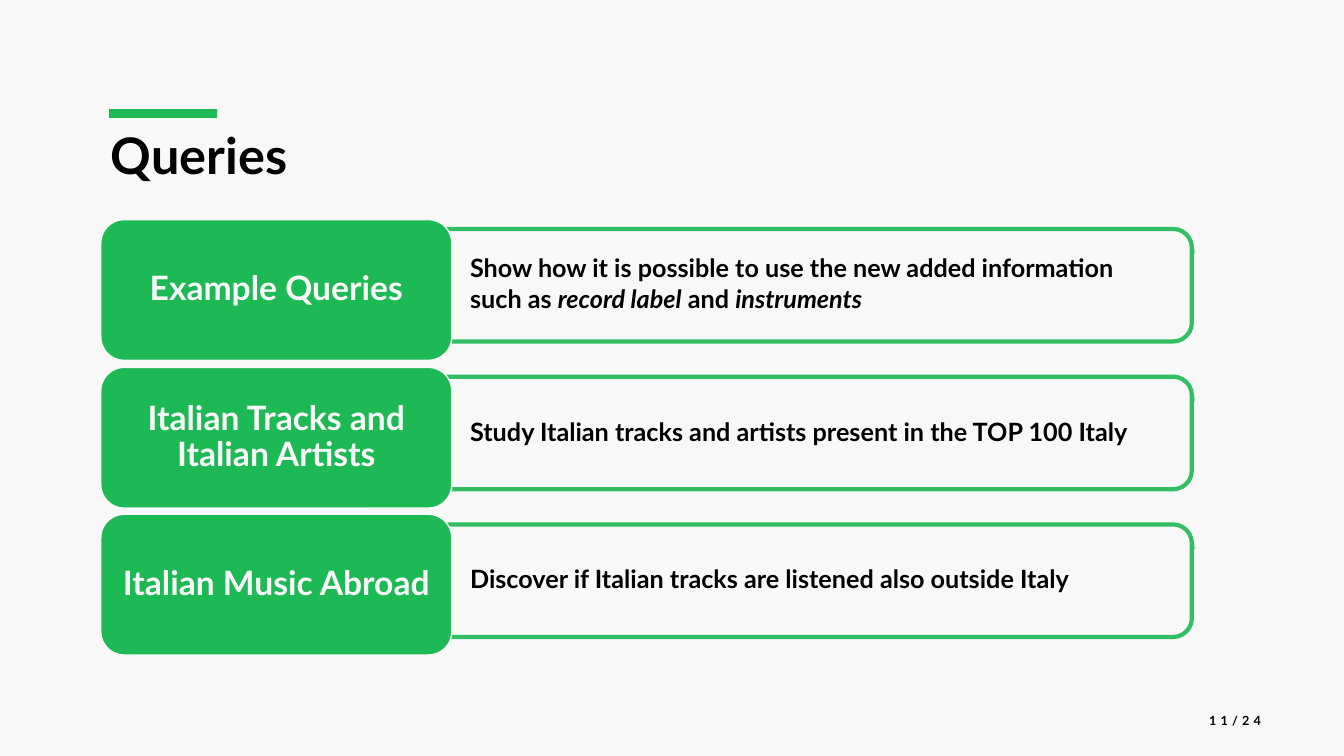
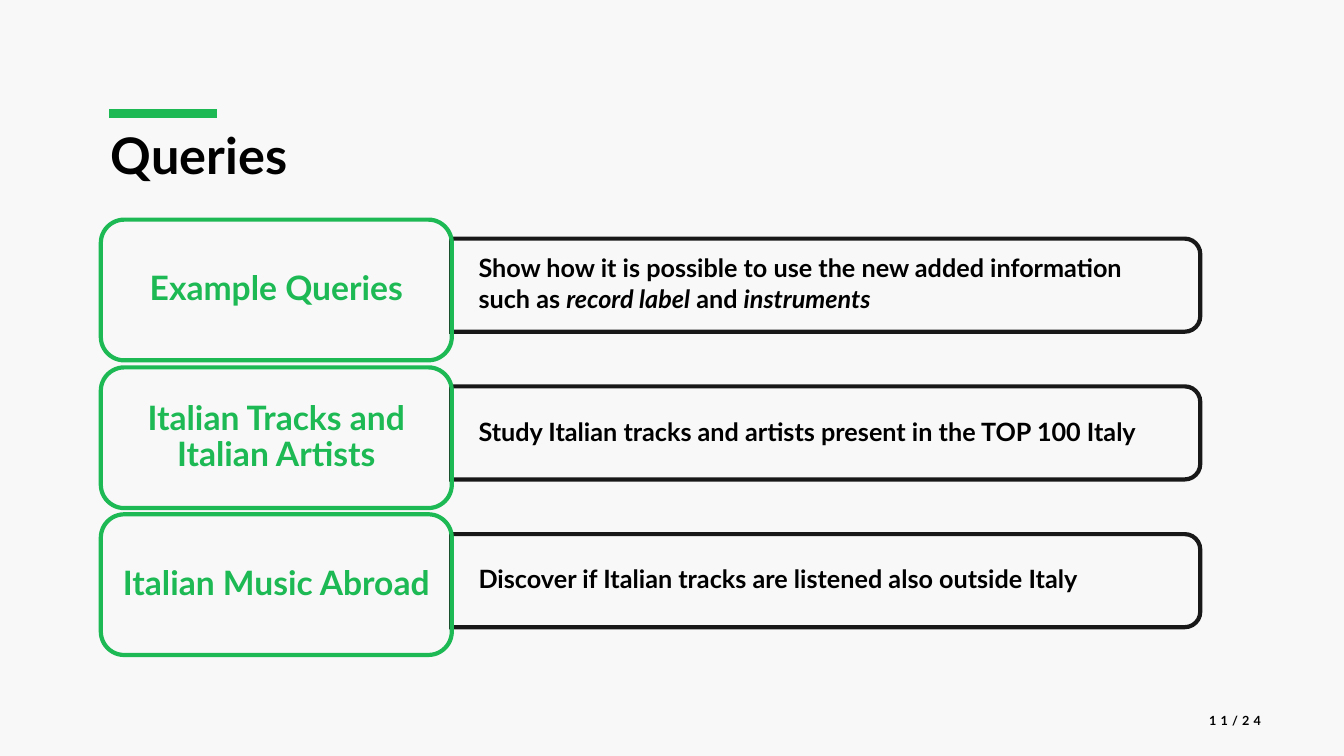
Before and after one commit to luca-martinelli-09/spotify-pg, a slide deck: slide 11 of slides/Spotify_Presentation.pptx. Drawn at 1344x756 pixels with LibreOffice and Linux fonts; fonts in the diff are those of the drawing. Boxes give left, top, right and bottom in pixels: in the first picture for what was removed or moved away, otherwise in the second. Text is boxed around its words. In the diff, an @@ line names an element or a change of style, - is before the commit and + after.

```diff
--- a/slides/Spotify_Presentation.pptx
+++ b/slides/Spotify_Presentation.pptx
@@ round same rect: place and size @@
-round same rect at [443,228,1192,341]
+round same rect at [451,238,1200,331]
@@ text "Show how it is possible ...": place and size @@
-text "Show how it is possible ..." at [470,258,1114,309]
+text "Show how it is possible ..." at [479,258,1122,309]
@@ outline #1DB954 3 pt to #000000 3 pt in 3 elements at [451,535,1200,628], [451,238,1200,331], [451,387,1200,479] @@
@@ round same rect: place and size @@
-round same rect at [443,377,1192,490]
+round same rect at [451,387,1200,479]
@@ text "Study Italian tracks and artists ...": place and size @@
-text "Study Italian tracks and artists ..." at [470,422,1128,445]
+text "Study Italian tracks and artists ..." at [479,422,1136,445]
@@ fill #1DB954 to none; outline #F8F8F8 1 pt to #1DB954 3 pt in 3 elements at [101,220,452,361], [101,367,452,508], [101,514,452,655] @@
@@ text colour #F8F8F8 to #1DB954 in 3 elements at [150,275,403,306], [148,405,405,467], [123,570,430,596] @@
@@ round same rect: place and size @@
-round same rect at [443,525,1192,638]
+round same rect at [451,535,1200,628]
@@ text "Discover if Italian tracks are ...": place and size @@
-text "Discover if Italian tracks are ..." at [470,569,1069,593]
+text "Discover if Italian tracks are ..." at [479,569,1078,593]
```
Also in this commit, not shown: 4 other slides changed, 3 slides added, 2 slides removed, 1 other file.
